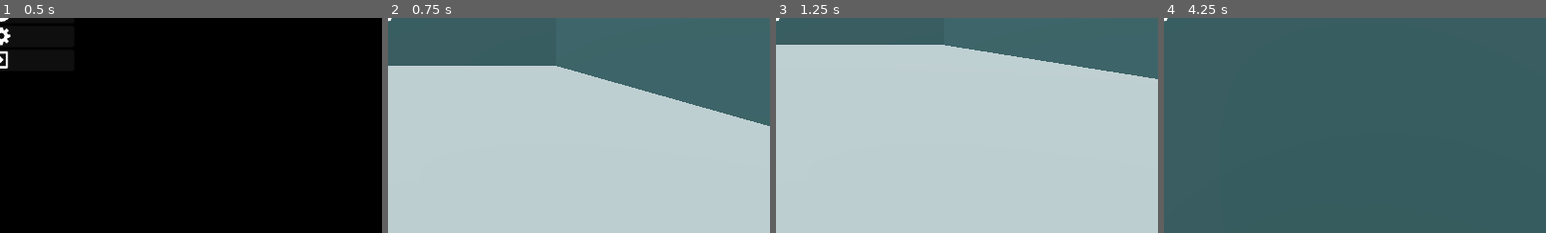
Above: before the commit, frames 1-4 (left to right).
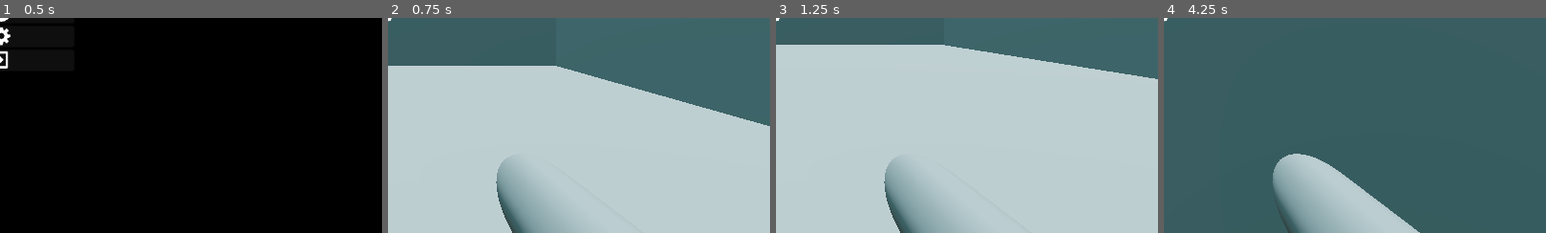
Above: after the commit, the same moments.

Repository: BingleyPro/time-drift
Game: Godot game, scene res://scenes/mainMenu.tscn
The game is run twice, just before and just after one commit, with the same random seed, the same clock (stepped at 60 frames per second) and the same inputs.
Inputs (mouse positions are % of the whole screen's width and height, from its top left):
- Up to frame 1 (0.5 s): no input
- Up to frame 2 (0.75 s): click (50, 49) at 0.5 s
- Up to frame 3 (1.25 s): no input
- Up to frame 4 (4.25 s): tap Enter at 1.25 s; move the mouse to (55, 50) at 1.27 s; hold W (up) from 1.28 s (still down); tap C (crouch) at 1.35 s; tap Space (jump) at 1.52, 2.27, 3.77 s; move the mouse to (45, 50) at 2.02 s; tap E (interact) at 2.1 s; move the mouse to (52, 48) at 2.77 s; hold Shift (sprint) 2.78-3.53 s; move the mouse to (49, 52) at 3.52 s; tap T (switch_timeline) at 3.6 s
The pictures show only the part of the screen within x 50-100%, y 50-100%; the shares and areas given below are measured in that part.

Frame 1 is identical in both runs. In frame 2, 3.7% of the frame differs, in the area x 28-50%, y 65-100%; in frame 3, 3.7%; in frame 4, 8.2%, in the area x 28-67%, y 63-100%.

Commit message:
added arm

Diff:
--- a/scenes/player.tscn
+++ b/scenes/player.tscn
@@ -8,6 +8,8 @@
 [sub_resource type="CapsuleShape3D" id="CapsuleShape3D_p0oft"]
 radius = 0.149786
 height = 0.601342
+
+[sub_resource type="CapsuleMesh" id="CapsuleMesh_q41tv"]
 
 [sub_resource type="Animation" id="Animation_fnymu"]
 length = 0.001
@@ -70,9 +72,13 @@
 "times": PackedFloat32Array(0, 0.5)
 }
 
+[sub_resource type="Animation" id="Animation_w0me1"]
+resource_name = "arm time"
+
 [sub_resource type="AnimationLibrary" id="AnimationLibrary_auuwx"]
 _data = {
 "RESET": SubResource("Animation_fnymu"),
+"arm time": SubResource("Animation_w0me1"),
 "crouch": SubResource("Animation_nuoua"),
 "sprint": SubResource("Animation_px50k")
 }
@@ -99,6 +105,14 @@
 collide_with_areas = true
 collide_with_bodies = false
 
+[node name="arm" type="StaticBody3D" parent="head"]
+transform = Transform3D(0.061615, 0, 0, 0, -0.0210299, 0.080945, 0, -0.154808, -0.010996, 0.153604, -0.182389, -0.168578)
+
+[node name="MeshInstance3D" type="MeshInstance3D" parent="head/arm"]
+transform = Transform3D(0.97411, 0.218809, 0.0568478, -0.218809, 0.975747, -0.00630095, -0.0568478, -0.00630097, 0.998363, -0.375921, -0.0228071, 0.321092)
+mesh = SubResource("CapsuleMesh_q41tv")
+skeleton = NodePath("")
+
 [node name="PlayerGUI" parent="." instance=ExtResource("2_ywley")]
 
 [node name="AnimationPlayer" type="AnimationPlayer" parent="."]
Not shown: 1 places in scenes/player.tscn that only renumber resources
Not shown, changed: .DS_Store
